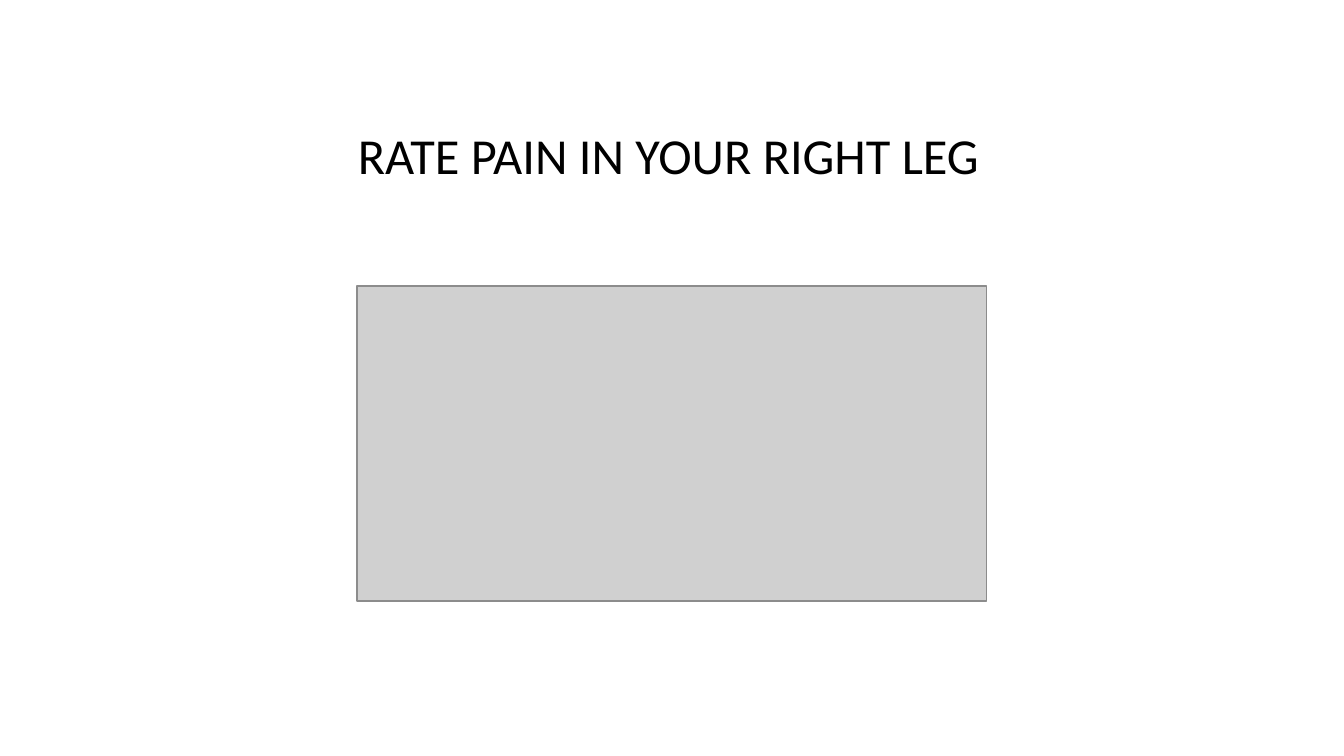
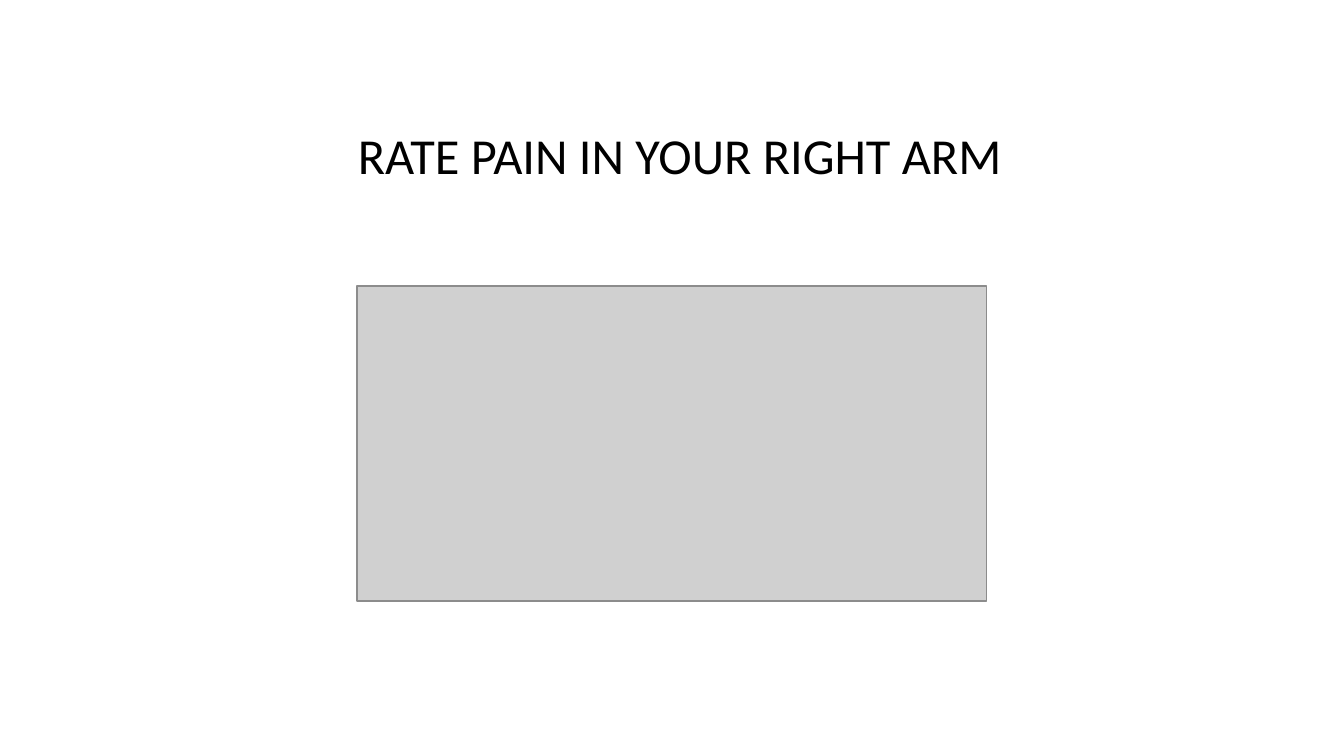
Before and after one commit to LabBench-Society/Protocols.Beta, a slide deck: slide 15 of docs/painEffort/Images.pptx. Drawn at 1344x756 pixels with LibreOffice and Linux fonts; fonts in the diff are those of the drawing; grey boxes stand for pictures. Boxes give left, top, right and bottom in pixels: in the first picture for what was removed or moved away, otherwise in the second. Text is boxed around its words. In the diff, an @@ line names an element or a change of style, - is before the commit and + after.

```diff
--- a/docs/painEffort/Images.pptx
+++ b/docs/painEffort/Images.pptx
@@ text at <box>358,141,1001,175</box>: text changed @@
-RATE PAIN IN YOUR RIGHT LEG
+RATE PAIN IN YOUR RIGHT ARM
```
Also in this commit, not shown: 4 other slides changed, 11 other files.
